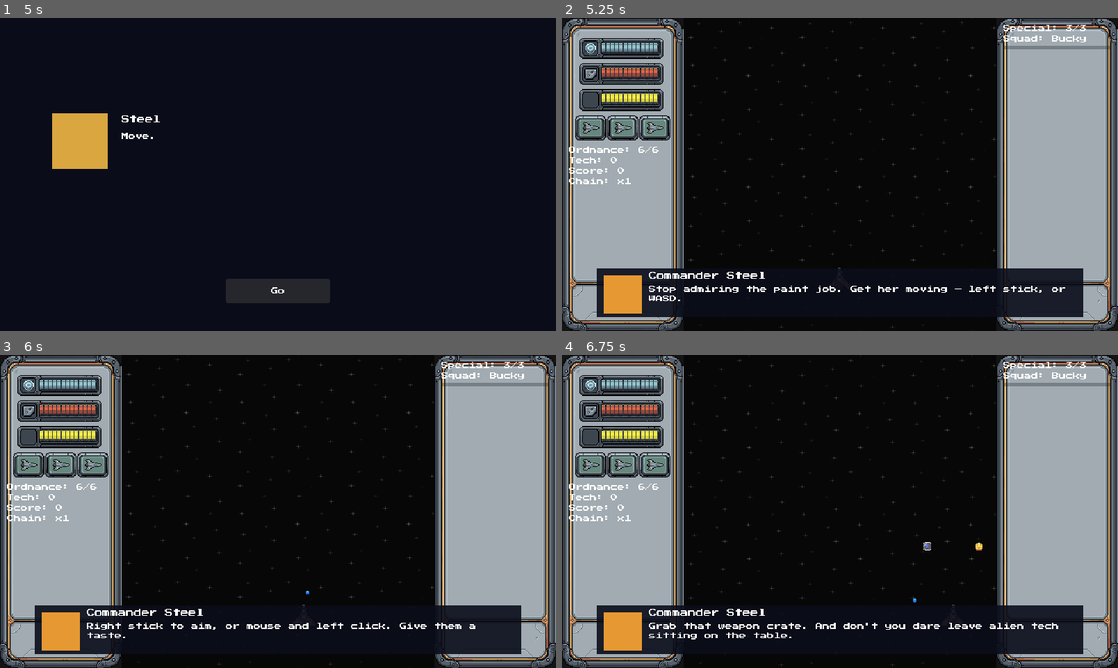
Above: before the commit, frames 1-4 (two rows, left to right).
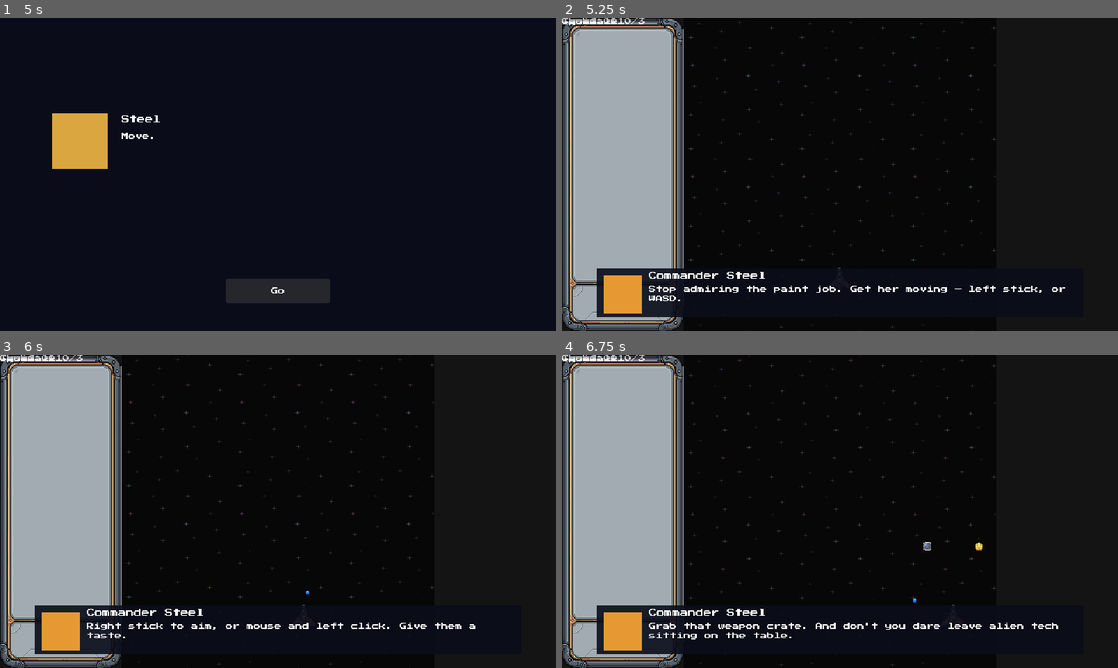
Above: after the commit, the same moments.

Repository: Funfetsunk/terra-intercept
Game: Godot game, scene res://scenes/menus/title_screen.tscn
The game is run twice, just before and just after one commit, with the same random seed, the same clock (stepped at 60 frames per second) and the same inputs.
Inputs (mouse positions are in pixels of both pictures, inside the frame that each line leads up to):
- Up to frame 1 (5 s): click "Start" at 0.5 s; click "Create" at 1.25 s; click (116, 199) at 2 s; click "London (Available)" at 2.75 s; click "Continue" at 3.5 s; click "Continue" at 4.25 s
- Up to frame 2 (5.25 s): click "Go" at 5 s
- Up to frame 3 (6 s): tap Enter (ui_accept) at 5.75 s; move the mouse to (400, 495) at 5.77 s; hold D (p1_move_right) from 5.78 s (still down); click (400, 495) at 5.85 s
- Up to frame 4 (6.75 s): tap Enter (ui_accept) at 6.02, 6.5 s; release D (p1_move_right) at 6.5 s; drag from (728, 527) to (945, 614) at 6.52 s

Frame 1 is identical in both runs. In frame 2, 23% of the frame differs, in the area x 0-100%, y 0-100%; in frame 3, 23%; in frame 4, 23%.
Error after the commit: Invalid assignment of property or key 'text' with value of type 'String' on a base object of type 'null instance'. (res://scenes/hud/hud.gd:73)

Commit message:
Move left HUD text labels below ordnance badges
LeftPanel VBox started at y=148, overlapping the ordnance badge art
(y=112-171). Moved to y=180-236, between ordnance and the lives digit.

Co-Authored-By: Claude Sonnet 5 <noreply@anthropic.com>
Claude-Session: https://claude.ai/code/session_01VjtfxA15iHVTs6TsxWUAxM

Diff:
--- a/scenes/hud/hud.tscn
+++ b/scenes/hud/hud.tscn
@@ -3,13 +3,24 @@
 [ext_resource type="Script" uid="uid://d0v1ssq1rlq0w" path="res://scenes/hud/hud.gd" id="1_48c2t"]
 [ext_resource type="Texture2D" uid="uid://dtiaoh8g43jgs" path="res://art/sprites/hud/panel_left.png" id="2_0bx4p"]
 [ext_resource type="StyleBox" uid="uid://bkryhsaneg3gp" path="res://themes/shield_bar_fill.tres" id="2_c45xl"]
+[ext_resource type="Texture2D" uid="uid://xywwuoawtkff" path="res://art/sprites/hud/ui_0.png" id="2_nsgyl"]
 [ext_resource type="StyleBox" uid="uid://bnowvdk3w53iw" path="res://themes/hull_bar_fill.tres" id="3_0bx4p"]
+[ext_resource type="Texture2D" uid="uid://dau4smuwhjxth" path="res://art/sprites/hud/ui_1.png" id="3_jjjd2"]
+[ext_resource type="Texture2D" uid="uid://d0padkxhtyymo" path="res://art/sprites/hud/ui_2.png" id="4_8vblv"]
+[ext_resource type="Texture2D" uid="uid://c1375tlcisrfw" path="res://art/sprites/hud/ui_3.png" id="5_ccb21"]
 [ext_resource type="Texture2D" uid="uid://swc5vwv6ptqs" path="res://art/sprites/hud/panel_right.png" id="5_mgtrf"]
 [ext_resource type="StyleBox" uid="uid://gg2p88acogtg" path="res://themes/focus_bar_fill.tres" id="5_n56i7"]
-[ext_resource type="Texture2D" uid="uid://ju07r8s6ydj6" path="res://art/sprites/hud/player_lives.png" id="6_mq0y1"]
+[ext_resource type="Texture2D" uid="uid://c8700dx21ljde" path="res://art/sprites/hud/player_ordinance.png" id="6_n56i7"]
+[ext_resource type="Texture2D" uid="uid://balhi00ayces2" path="res://art/sprites/hud/ui_4.png" id="6_udak2"]
+[ext_resource type="Texture2D" uid="uid://d2leqpf167uel" path="res://art/sprites/hud/ui_5.png" id="7_7pnlf"]
+[ext_resource type="Texture2D" uid="uid://d37bdwof6mqj7" path="res://art/sprites/hud/ui_6.png" id="8_a0exy"]
+[ext_resource type="Texture2D" uid="uid://bcbxcmtyat7dr" path="res://art/sprites/hud/ui_7.png" id="9_bluaa"]
+[ext_resource type="Texture2D" uid="uid://b35ljanheyv0t" path="res://art/sprites/hud/ui_8.png" id="10_bbrgr"]
+[ext_resource type="Texture2D" uid="uid://b01rvtuse4jua" path="res://art/sprites/hud/ui_9.png" id="11_3fmw6"]
 
 [node name="HUD" type="CanvasLayer" unique_id=1725720245]
 script = ExtResource("1_48c2t")
+digit_textures = Array[Texture2D]([ExtResource("2_nsgyl"), ExtResource("3_jjjd2"), ExtResource("4_8vblv"), ExtResource("5_ccb21"), ExtResource("6_udak2"), ExtResource("7_7pnlf"), ExtResource("8_a0exy"), ExtResource("9_bluaa"), ExtResource("10_bbrgr"), ExtResource("11_3fmw6")])
 
 [node name="HUDRoot" type="Control" parent="." unique_id=1802526821]
 layout_mode = 3
@@ -62,32 +73,67 @@
 theme_override_styles/fill = ExtResource("5_n56i7")
 show_percentage = false
 
-[node name="LifeBadge1" type="TextureRect" parent="HUDRoot/LeftPanelBg" unique_id=1414212193]
+[node name="OrdnanceBadgeR1Left" type="TextureRect" parent="HUDRoot/LeftPanelBg" unique_id=924294176]
 texture_filter = 1
 layout_mode = 0
 offset_left = 15.0
 offset_top = 112.0
 offset_right = 51.0
 offset_bottom = 141.0
-texture = ExtResource("6_mq0y1")
-
-[node name="LifeBadge2" type="TextureRect" parent="HUDRoot/LeftPanelBg" unique_id=1990140494]
+texture = ExtResource("6_n56i7")
+
+[node name="OrdnanceBadgeR1Mid" type="TextureRect" parent="HUDRoot/LeftPanelBg" unique_id=418025604]
 texture_filter = 1
 layout_mode = 0
 offset_left = 52.0
 offset_top = 112.0
 offset_right = 88.0
 offset_bottom = 141.0
-texture = ExtResource("6_mq0y1")
-
-[node name="LifeBadge3" type="TextureRect" parent="HUDRoot/LeftPanelBg" unique_id=748545060]
+texture = ExtResource("6_n56i7")
+
+[node name="OrdnanceBadgeR1Right" type="TextureRect" parent="HUDRoot/LeftPanelBg" unique_id=2004703702]
 texture_filter = 1
 layout_mode = 0
 offset_left = 89.0
 offset_top = 112.0
 offset_right = 125.0
 offset_bottom = 141.0
-texture = ExtResource("6_mq0y1")
+texture = ExtResource("6_n56i7")
+
+[node name="OrdnanceBadgeR2Left" type="TextureRect" parent="HUDRoot/LeftPanelBg" unique_id=311664719]
+texture_filter = 1
+layout_mode = 0
+offset_left = 15.0
+offset_top = 142.0
+offset_right = 51.0
+offset_bottom = 171.0
+texture = ExtResource("6_n56i7")
+
+[node name="OrdnanceBadgeR2Mid" type="TextureRect" parent="HUDRoot/LeftPanelBg" unique_id=1342668645]
+texture_filter = 1
+layout_mode = 0
+offset_left = 52.0
+offset_top = 142.0
+offset_right = 88.0
+offset_bottom = 171.0
+texture = ExtResource("6_n56i7")
+
+[node name="OrdnanceBadgeR2Right" type="TextureRect" parent="HUDRoot/LeftPanelBg" unique_id=1099957097]
+texture_filter = 1
+layout_mode = 0
+offset_left = 89.0
+offset_top = 142.0
+offset_right = 125.0
+offset_bottom = 171.0
+texture = ExtResource("6_n56i7")
+
+[node name="LivesDigit" type="TextureRect" parent="HUDRoot/LeftPanelBg" unique_id=1784164466]
+texture_filter = 1
+layout_mode = 0
+offset_left = 59.0
+offset_top = 241.0
+offset_right = 82.0
+offset_bottom = 281.0
 
 [node name="RightPanelBg" type="ColorRect" parent="HUDRoot" unique_id=57213141]
 layout_mode = 0
@@ -107,9 +153,9 @@
 [node name="LeftPanel" type="VBoxContainer" parent="HUDRoot" unique_id=2079910361]
 layout_mode = 0
 offset_left = 8.0
-offset_top = 148.0
+offset_top = 180.0
 offset_right = 132.0
-offset_bottom = 440.0
+offset_bottom = 236.0
 
 [node name="LivesLabel" type="Label" parent="HUDRoot/LeftPanel" unique_id=1862482661]
 visible = false
@@ -117,6 +163,7 @@
 text = "Lives: 3"
 
 [node name="OrdnanceLabel" type="Label" parent="HUDRoot/LeftPanel" unique_id=2060462217]
+visible = false
 layout_mode = 2
 text = "Ordnance: 5/5"
 
